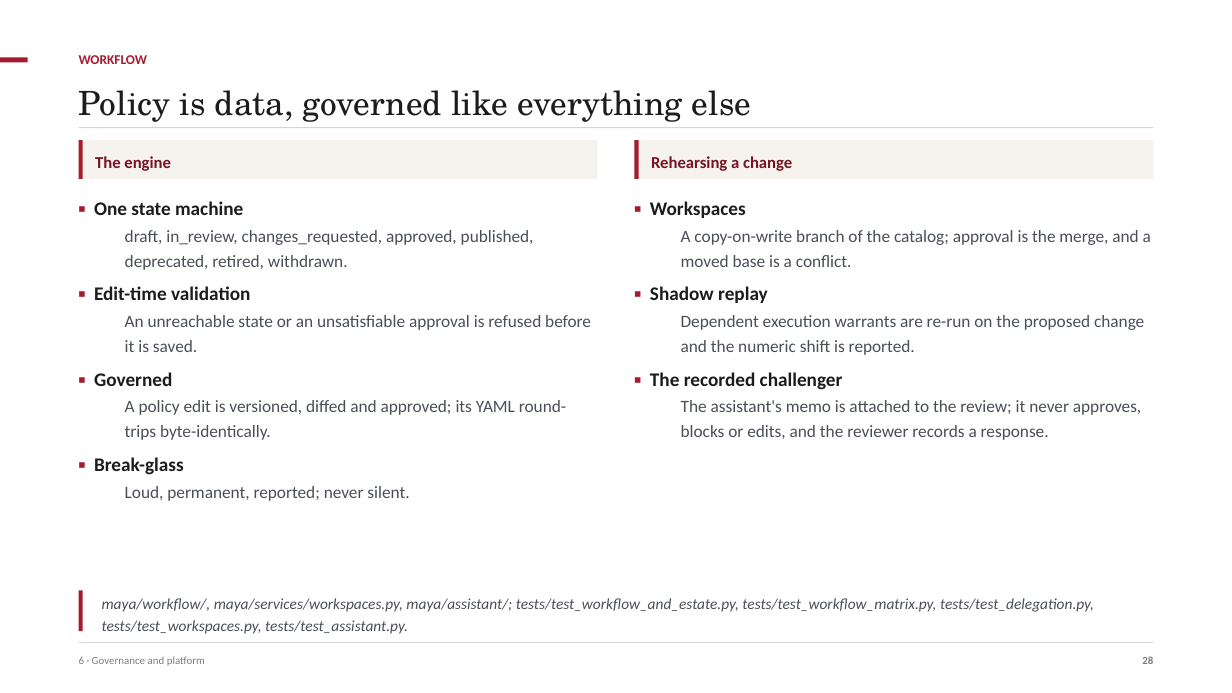
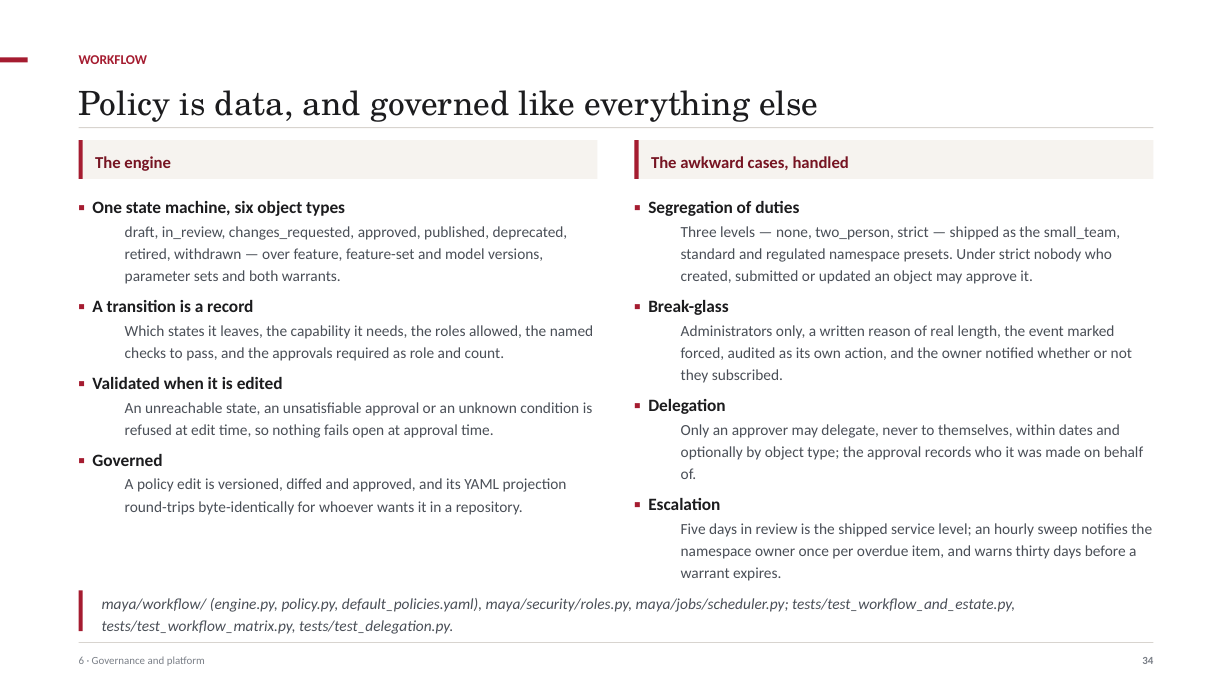
Before and after one commit to ajsinha/maya, a slide deck: slide 34 of docs/MAYA-System-Design.pptx (slide 28 before the commit). Drawn at 1232x693 pixels with LibreOffice and Linux fonts; fonts in the diff are those of the drawing. Boxes give left, top, right and bottom in pixels: in the first picture for what was removed or moved away, otherwise in the second. Text is boxed around its words. In the diff, an @@ line names an element or a change of style, - is before the commit and + after.

Commit message:
Three decks that tell the product, not the paper
The Concepts and Formalism deck walked the research paper and marked each
construction with what MAYA implements. That is commentary on a document,
not an account of a product: a reader who wanted to know what MAYA does
had to care first about what the paper claims. It is deleted, its module
with it, and the theory now lives only in the paper.

In its place MAYA-Capabilities: what the platform does, ending with one
model carried the whole way -- IFRS 9 expected credit loss, three members
and a combiner, the contract that could not see the combiner's own
parameters, the four places MAYA said no, and the finding the study
refused to flatter, that at portfolio level the allowance is 2.67 times
the loss. A worked example is what makes it a story rather than a list.

The other two are rewritten against the code rather than edited. What the
old decks had got wrong, and now say correctly: fifteen feature operators,
not twelve; six covenant kinds, not five; five rungs of the artifact
ladder gate and the sixth records a warning; MAYA evaluates the formula IR
in process and refuses a declared black box outright rather than scoring
it; fragments are chunked in rows, not bytes; seven capacity targets are
met and one is not met reliably; nine case studies are built, not eleven.
There is no committee primitive, so the slides say approval thresholds.

```diff
--- a/docs/MAYA-System-Design.pptx
+++ b/docs/MAYA-System-Design.pptx
@@ text at box(79, 90, 818, 122): text changed @@
-Policy is data, governed like everything else
+Policy is data, and governed like everything else
@@ text at box(651, 156, 849, 170): text changed @@
-Rehearsing a change
+The awkward cases, handled
@@ text at box(92, 201, 593, 438): text changed; size 13.5 to 12 pt @@
-▪ One state machine
-  draft, in_review, changes_requested, approved, published, deprecated, retired, withdrawn.
-▪ Edit-time validation
-  An unreachable state or an unsatisfiable approval is refused before it is saved.
+▪ One state machine, six object types
+  draft, in_review, changes_requested, approved, published, deprecated, retired, withdrawn — over feature, feature-set and model versions, parameter sets and both warrants.
+▪ A transition is a record
+  Which states it leaves, the capability it needs, the roles allowed, the named checks to pass, and the approvals required as role and count.
+▪ Validated when it is edited
+  An unreachable state, an unsatisfiable approval or an unknown condition is refused at edit time, so nothing fails open at approval time.
@@ text at box(648, 201, 1152, 581): text changed; size 13.5 to 12 pt @@
-▪ Workspaces
-  A copy-on-write branch of the catalog; approval is the merge, and a moved base is a conflict.
-▪ Shadow replay
-  Dependent execution warrants are re-run on the proposed change and the numeric shift is reported.
-▪ The recorded challenger
-  The assistant's memo is attached to the review; it never approves, blocks or edits, and the reviewer records a response.
+▪ Segregation of duties
+  Three levels — none, two_person, strict — shipped as the small_team, standard and regulated namespace presets. Under strict nobody who created, submitted or updated an object may approve it.
+▪ Break-glass
+  Administrators only, a written reason of real length, the event marked forced, audited as its own action, and the owner notified whether or not they subscribed.
+▪ Delegation
+  Only an approver may delegate, never to themselves, within dates and optionally by object type; the approval records who it was made on behalf of.
+▪ Escalation
+  Five days in review is the shipped service level; an hourly sweep notifies the namespace owner once per overdue item, and warns thirty days before a warrant expires.
@@ text at box(92, 454, 162, 466): size 15 to 13.5 pt in "▪ Governed" @@
@@ text at box(125, 478, 567, 515): text changed; size 13.5 to 12 pt @@
-  A policy edit is versioned, diffed and approved; its YAML round-trips byte-identically.
-▪ Break-glass
-  Loud, permanent, reported; never silent.
+  A policy edit is versioned, diffed and approved, and its YAML projection round-trips byte-identically for whoever wants it in a repository.
@@ text at box(102, 598, 1015, 634): text changed @@
-maya/workflow/, maya/services/workspaces.py, maya/assistant/; tests/test_workflow_and_estate.py, tests/test_workflow_matrix.py, tests/test_delegation.py, tests/test_workspaces.py, tests/test_assistant.py.
+maya/workflow/ (engine.py, policy.py, default_policies.yaml), maya/security/roles.py, maya/jobs/scheduler.py; tests/test_workflow_and_estate.py, tests/test_workflow_matrix.py, tests/test_delegation.py.
```
Also in this commit, not shown: 33 other slides changed, 7 slides added, 12 other files.
